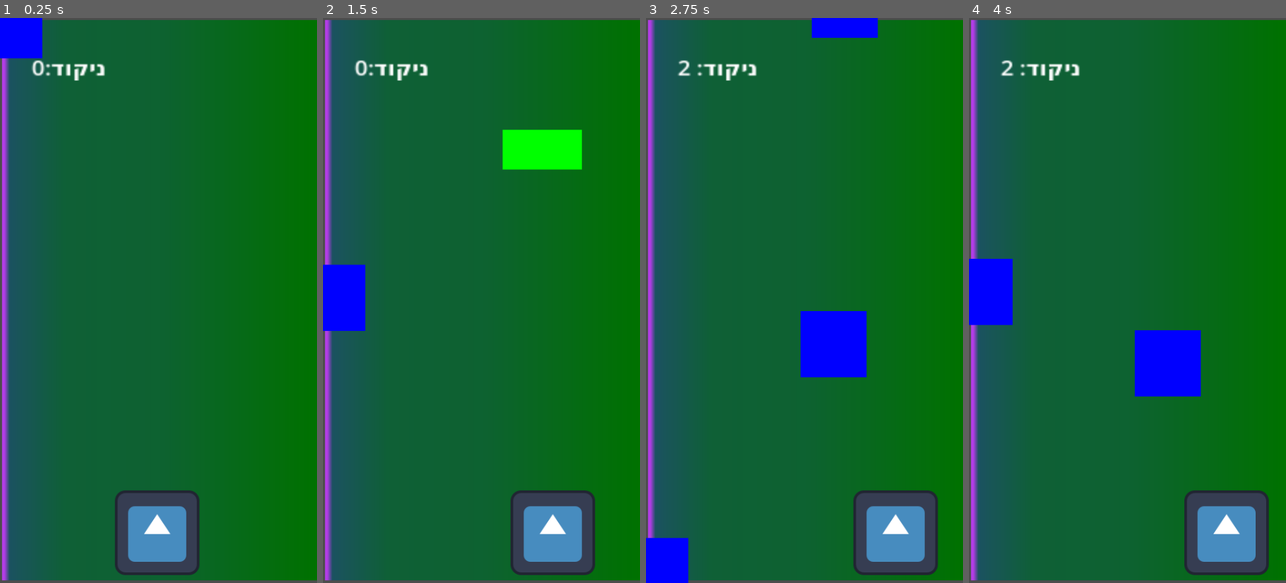
Above: before the commit, frames 1-4 (left to right).
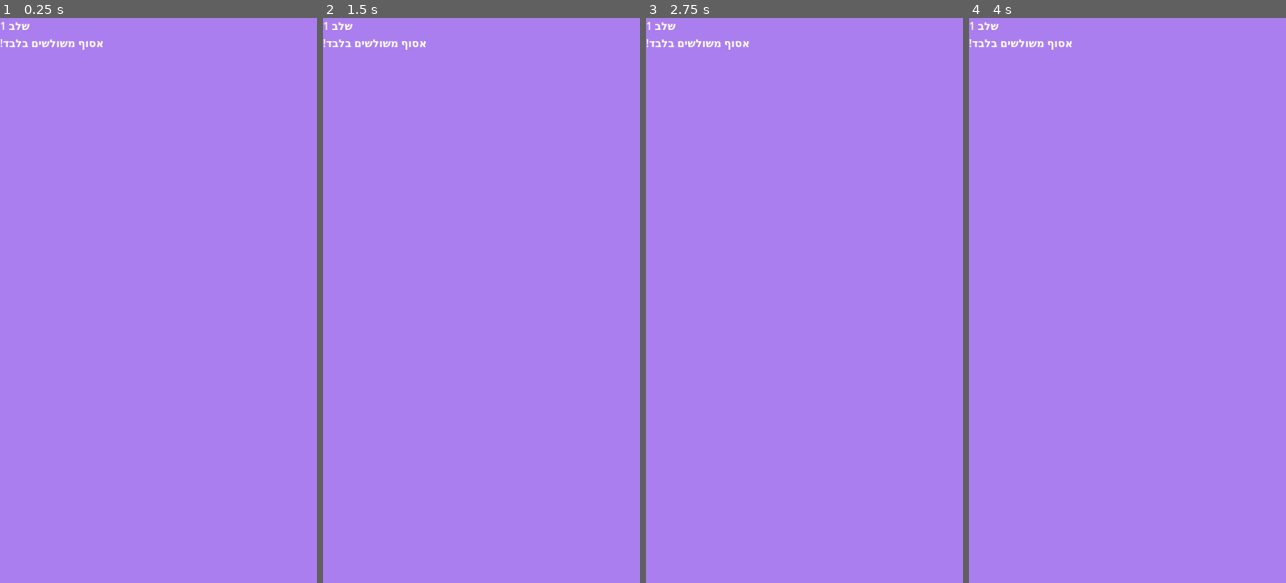
Above: after the commit, the same moments.

Repository: kerenpas/geometric-game
Game: Godot game, scene res://gameworld.tscn
The game is run twice, just before and just after one commit, with the same random seed, the same clock (stepped at 60 frames per second) and the same inputs. The engine's default icon, where the game draws it, is replaced by a stand-in: a white triangle on a blue panel in a dark square.
Inputs:
- Up to frame 1 (0.25 s): no input
- Up to frame 2 (1.5 s): hold Right (ui_right) 0.53-1.28 s; hold Left (ui_left) from 1.28 s (still down)
- Up to frame 3 (2.75 s): release Left (ui_left) at 2.03 s; hold Right (ui_right) from 2.03 s (still down)
- Up to frame 4 (4 s): release Right (ui_right) at 3.53 s; hold Left (ui_left) from 3.53 s (still down)

The runs differ from the first frame. In frame 1, 100% of the frame differs, in the area x 0-100%, y 0-100%; in frame 2, 100%; in frame 3, 100%; in frame 4, 100%.

Commit message:
Implemented stage system with announcements

Diff:
--- a/gameworld.gd
+++ b/gameworld.gd
@@ -1,22 +1,49 @@
 extends Node2D
 
 var obstacle = preload("res://falling_object.tscn")
-var spawn_time_min = 0.3
-var spawn_time_max = 1.0
+var spawn_time_min = 1
+var spawn_time_max = 3
+var announcement_delay_time = 6
 
 var score = 0
+var lives = 3
+var current_stage = 0
+var target_shape = 0 # 0: Triangle, 1: Rectangle, 2: Square
+var stage_duration = 60 # 60 seconds (1 minute) per stage
+var stage_time_remaining = 0
+
+# Stages configuration [shape_type, duration_in_seconds]
+var stages = [
+	[0, stage_duration], # Stage 1: Collect Triangles for 60 seconds
+	[1, stage_duration], # Stage 2: Collect Rectangles for 60 seconds
+	[2, stage_duration]  # Stage 3: Collect Squares for 60 seconds
+]
 
 func _ready() -> void:
 	# Start the timer with random time
 	randomize() # Initialize random number generator
 	reset_timer()
-		# Connect the player's shape_collected signal
+
+	# Connect the player's shape_collected signal
 	$Player.connect("shape_collected", _on_shape_collected)
+
+	# Start the first stage
+	start_stage(current_stage)
+
+func _process(delta: float) -> void:
+	# Update stage timer
+	if stage_time_remaining > 0:
+		stage_time_remaining -= delta
+		update_timer_display()
+
+		# Check if stage is complete
+		if stage_time_remaining <= 0:
+			advance_to_next_stage()
 
 func reset_timer() -> void:
 	# Set a random time for the next spawn
 	var t = randf_range(spawn_time_min, spawn_time_max)
-	$Timer.start(t)
+	$SpawnTimer.start(t)
 
 func _on_timer_timeout() -> void:
 	# Get screen size
@@ -39,14 +66,128 @@
 	reset_timer()
 
 func _on_shape_collected(shape_type):
-	# Update score based on shape type
-	match shape_type:
-		0: # Triangle
-			score += 3
-		1: # Rectangle
-			score += 2
-		2: # Square
-			score += 1
+	if shape_type == target_shape:
+		score = score + 1
+		# Update score label
+		update_score_display()
+	else:
+		# Wrong shape collected
+		lose_life()
 
-	# Update score label
+func lose_life():
+	lives -= 1
+	update_lives_display()
+
+	if lives <= 0:
+		game_over()
+	else:
+		$WrongShapeSound.play() # Play a sound effect
+		$Player.flash_damage() # Flash the player red
+
+func game_over():
+	# Stop all timers
+	$SpawnTimer.stop()
+
+	# Show game over screen
+	$GameOverPanel.visible = true
+	$GameOverPanel/FinalScoreLabel.text = "Final Score: " + str(score)
+
+func start_stage(stage_index):
+	if stage_index < stages.size():
+		# Set target shape and duration for this stage
+		target_shape = stages[stage_index][0]
+		stage_time_remaining = stages[stage_index][1]
+
+		# Update UI
+		update_stage_display()
+		update_timer_display()
+
+		$SpawnTimer.stop()
+
+		# Announce new stage (optional)
+		show_stage_announcement()
+		# Create and start a timer for 6 seconds
+		var announcement_delay = Timer.new()
+		announcement_delay.one_shot = true
+		announcement_delay.wait_time = announcement_delay_time
+		add_child(announcement_delay)
+		announcement_delay.start()
+		# Wait until the timer finishes
+		await announcement_delay.timeout
+		# Remove the timer
+		announcement_delay.queue_free()
+		# Hide the announcement panel
+		$StageAnnouncementPanel.visible = false
+		# Now actually start the stage (restart the spawn timer)
+		reset_timer()
+
+
+	else:
+		# Game completed - all stages finished
+		$GameCompletedPanel.visible = true
+		$GameCompletedPanel/FinalScoreLabel.text = "Final Score: " + str(score)
+		$SpawnTimer.stop()
+
+func advance_to_next_stage():
+	current_stage += 1
+
+	if current_stage < stages.size():
+		start_stage(current_stage)
+	else:
+		# All stages completed, show victory screen
+		$GameCompletedPanel.visible = true
+		$GameCompletedPanel/FinalScoreLabel.text = "Final Score: " + str(score)
+		$SpawnTimer.stop()
+
+func update_score_display():
 	$ScoreLabel.text = "ניקוד: " + str(score)
+
+func update_lives_display():
+	$LivesLabel.text = "חיים: " + str(lives)
+
+func update_stage_display():
+	var shape_name = ""
+	match target_shape:
+		0: shape_name = "משולשים"  # Triangles
+		1: shape_name = "מלבנים"   # Rectangles
+		2: shape_name = "ריבועים"  # Squares
+
+	$StageLabel.text = "שלב " + str(current_stage + 1) + ": אסוף " + shape_name
+
+func update_timer_display():
+	var minutes = int(stage_time_remaining / 60)
+	var seconds = int(stage_time_remaining) % 60
+	$TimerLabel.text = "%02d:%02d" % [minutes, seconds]
+
+func show_stage_announcement():
+	var shape_name = ""
+	match target_shape:
+		0: shape_name = "משולשים"  # Triangles
+		1: shape_name = "מלבנים"   # Rectangles
+		2: shape_name = "ריבועים"  # Squares
+
+	$StageAnnouncementPanel.visible = true
+	$StageAnnouncementPanel/AnnouncementLabel.text = "שלב " + str(current_stage + 1) + "\nאסוף " + shape_name + " בלבד!"
+
+func _on_stage_announcement_timer_timeout():
+	$StageAnnouncementPanel.visible = false
+
+func _on_restart_button_pressed():
+	# Reset game and start over
+	score = 0
+	lives = 3
+	current_stage = 0
+
+	# Hide panels
+	$GameOverPanel.visible = false
+	$GameCompletedPanel.visible = false
+
+	# Update UI
+	update_score_display()
+	update_lives_display()
+
+	# Start first stage
+	start_stage(current_stage)
+
+	# Restart spawn timer
+	reset_timer()
--- a/gameworld.tscn
+++ b/gameworld.tscn
@@ -1,8 +1,9 @@
-[gd_scene load_steps=6 format=3 uid="uid://dwtle7wlxr4xw"]
+[gd_scene load_steps=11 format=3 uid="uid://dwtle7wlxr4xw"]
 
 [ext_resource type="Script" uid="uid://dto6tmxorkw3c" path="res://gameworld.gd" id="1_gao2v"]
 [ext_resource type="PackedScene" uid="uid://1wi331sk5e5m" path="res://falling_object.tscn" id="2_q34nq"]
 [ext_resource type="PackedScene" uid="uid://conj58nw8qf45" path="res://player.tscn" id="3_nwlw1"]
+[ext_resource type="AudioStream" uid="uid://0mhpv0opjkqv" path="res://wrong.wav" id="4_q34nq"]
 
 [sub_resource type="Gradient" id="Gradient_qklut"]
 offsets = PackedFloat32Array(0, 0.00649351, 0.00649399, 0.00974, 0.194805, 0.50974, 1)
@@ -10,6 +11,61 @@
 
 [sub_resource type="GradientTexture2D" id="GradientTexture2D_ynpfc"]
 gradient = SubResource("Gradient_qklut")
+
+[sub_resource type="StyleBoxFlat" id="StyleBoxFlat_fhcfw"]
+bg_color = Color(0.664535, 0.495288, 0.933389, 1)
+
+[sub_resource type="StyleBoxFlat" id="StyleBoxFlat_q34nq"]
+bg_color = Color(0.909116, 0.453143, 0.201417, 1)
+corner_radius_top_left = 8
+corner_radius_top_right = 8
+corner_radius_bottom_right = 8
+corner_radius_bottom_left = 8
+
+[sub_resource type="FontFile" id="FontFile_q34nq"]
+cache/0/16/0/ascent = 0.0
+cache/0/16/0/descent = 0.0
+cache/0/16/0/underline_position = 0.0
+cache/0/16/0/underline_thickness = 0.0
+cache/0/16/0/scale = 1.0
+cache/0/2/0/ascent = 0.0
+cache/0/2/0/descent = 0.0
+cache/0/2/0/underline_position = 0.0
+cache/0/2/0/underline_thickness = 0.0
+cache/0/2/0/scale = 1.0
+cache/0/3/0/ascent = 0.0
+cache/0/3/0/descent = 0.0
+cache/0/3/0/underline_position = 0.0
+cache/0/3/0/underline_thickness = 0.0
+cache/0/3/0/scale = 1.0
+cache/0/4/0/ascent = 0.0
+cache/0/4/0/descent = 0.0
+cache/0/4/0/underline_position = 0.0
+cache/0/4/0/underline_thickness = 0.0
+cache/0/4/0/scale = 1.0
+cache/0/5/0/ascent = 0.0
+cache/0/5/0/descent = 0.0
+cache/0/5/0/underline_position = 0.0
+cache/0/5/0/underline_thickness = 0.0
+cache/0/5/0/scale = 1.0
+cache/0/405/0/ascent = 0.0
+cache/0/405/0/descent = 0.0
+cache/0/405/0/underline_position = 0.0
+cache/0/405/0/underline_thickness = 0.0
+cache/0/405/0/scale = 1.0
+cache/0/100/0/ascent = 0.0
+cache/0/100/0/descent = 0.0
+cache/0/100/0/underline_position = 0.0
+cache/0/100/0/underline_thickness = 0.0
+cache/0/100/0/scale = 1.0
+cache/0/50/0/ascent = 0.0
+cache/0/50/0/descent = 0.0
+cache/0/50/0/underline_position = 0.0
+cache/0/50/0/underline_thickness = 0.0
+cache/0/50/0/scale = 1.0
+
+[sub_resource type="StyleBoxFlat" id="StyleBoxFlat_nwlw1"]
+bg_color = Color(0.225397, 0.640275, 0.877552, 1)
 
 [node name="Gameworld" type="Node2D"]
 script = ExtResource("1_gao2v")
@@ -19,11 +75,13 @@
 scale = Vector2(7.5, 13.2344)
 texture = SubResource("GradientTexture2D_ynpfc")
 
-[node name="Timer" type="Timer" parent="."]
+[node name="SpawnTimer" type="Timer" parent="."]
 
 [node name="FallingObject" parent="." instance=ExtResource("2_q34nq")]
 
 [node name="Player" parent="." instance=ExtResource("3_nwlw1")]
+
+[node name="UI" type="CanvasLayer" parent="."]
 
 [node name="ScoreLabel" type="Label" parent="."]
 offset_left = 48.0
@@ -33,4 +91,114 @@
 scale = Vector2(2.1614, 1.8845)
 text = "ניקוד:0"
 
-[connection signal="timeout" from="Timer" to="." method="_on_timer_timeout"]
+[node name="LivesLabel" type="Label" parent="."]
+offset_left = 80.0
+offset_top = 160.0
+offset_right = 129.0
+offset_bottom = 183.0
+text = "חיים:3"
+
+[node name="StageLabel" type="Label" parent="."]
+offset_left = 285.0
+offset_top = 83.0
+offset_right = 440.0
+offset_bottom = 106.0
+text = "שלב1: אסוך משולשים"
+
+[node name="TimerLabel" type="Label" parent="."]
+offset_left = 375.0
+offset_top = 162.0
+offset_right = 416.0
+offset_bottom = 185.0
+text = "01:00"
+
+[node name="StageAnnouncementPanel" type="Panel" parent="."]
+visible = false
+offset_right = 487.0
+offset_bottom = 855.0
+theme_override_styles/panel = SubResource("StyleBoxFlat_fhcfw")
+
+[node name="AnnouncementLabel" type="Label" parent="StageAnnouncementPanel"]
+layout_mode = 0
+offset_right = 40.0
+offset_bottom = 23.0
+text = "שלב 1\\nאסוף משולשים בלבד!"
+
+[node name="GameOverPanel" type="Panel" parent="."]
+visible = false
+offset_left = 6.0
+offset_top = 3.0
+offset_right = 482.0
+offset_bottom = 847.0
+theme_override_styles/panel = SubResource("StyleBoxFlat_q34nq")
+
+[node name="GameOver" type="Label" parent="GameOverPanel"]
+layout_mode = 0
+offset_left = 96.0
+offset_top = 176.0
+offset_right = 398.0
+offset_bottom = 260.0
+theme_override_fonts/font = SubResource("FontFile_q34nq")
+theme_override_font_sizes/font_size = 50
+text = "Game Over :("
+horizontal_alignment = 1
+vertical_alignment = 1
+
+[node name="RestartButton" type="Button" parent="GameOverPanel"]
+layout_mode = 1
+anchors_preset = 8
+anchor_left = 0.5
+anchor_top = 0.5
+anchor_right = 0.5
+anchor_bottom = 0.5
+offset_left = -50.0
+offset_top = -15.5
+offset_right = 50.0
+offset_bottom = 15.5
+grow_horizontal = 2
+grow_vertical = 2
+text = "התחל מחדש"
+
+[node name="FinalScoreLabel" type="Label" parent="GameOverPanel"]
+layout_mode = 0
+offset_left = 192.0
+offset_top = 281.0
+offset_right = 293.0
+offset_bottom = 352.0
+text = "ניקוד סופי:"
+
+[node name="GameCompletedPanel" type="Panel" parent="."]
+visible = false
+offset_right = 486.0
+offset_bottom = 854.0
+theme_override_styles/panel = SubResource("StyleBoxFlat_nwlw1")
+
+[node name="RestartButton" type="Button" parent="GameCompletedPanel"]
+layout_mode = 1
+anchors_preset = 8
+anchor_left = 0.5
+anchor_top = 0.5
+anchor_right = 0.5
+anchor_bottom = 0.5
+offset_left = -37.5
+offset_top = -15.5
+offset_right = 37.5
+offset_bottom = 15.5
+grow_horizontal = 2
+grow_vertical = 2
+text = "שחק שוב"
+
+[node name="FinalScoreLabel" type="Label" parent="GameCompletedPanel"]
+layout_mode = 0
+offset_left = 192.0
+offset_top = 235.0
+offset_right = 269.0
+offset_bottom = 258.0
+text = "ניקוד סופי"
+
+[node name="WrongShapeSound" type="AudioStreamPlayer2D" parent="."]
+stream = ExtResource("4_q34nq")
+
+[connection signal="timeout" from="SpawnTimer" to="." method="_on_timer_timeout"]
+[connection signal="pressed" from="GameOverPanel/RestartButton" to="." method="_on_restart_button_pressed"]
+[connection signal="pressed" from="GameCompletedPanel/RestartButton" to="." method="_on_restart_button_pressed"]
--- a/player.gd
+++ b/player.gd
@@ -4,7 +4,7 @@
 
 var velocity = Vector2()
 var screen_size
-var score = 0
+var can_collect = true  # Flag to prevent multiple collections at once
 
 signal shape_collected(shape_type)
 
@@ -26,22 +26,35 @@
 	position.x = clamp(position.x, 0, screen_size.x)
 
 func _on_area_entered(area: Area2D) -> void:
-	# Check if the colliding area is a falling object
-	if area.has_method("setup_shape"):
+	# Check if the colliding area is a falling object and player can collect
+	if area.has_method("setup_shape") and can_collect:
 		# Get the shape type of the collected object
 		var shape_type = area.shape_type
-
-		# Update the score based on shape type
-		match shape_type:
-			0: # Triangle
-				score += 3
-			1: # Rectangle
-				score += 2
-			2: # Square
-				score += 1
-
 		# Emit signal with the shape type
 		emit_signal("shape_collected", shape_type)
 
-		# Output score to console (you can update a UI label instead)
-		print("Score: ", score)
+# Function to flash the player red when they lose a life
+func flash_damage():
+	can_collect = false  # Disable collection during animation
+
+	# Store original color
+	var original_color = $Sprite2D.modulate
+
+	# Flash red
+	$Sprite2D.modulate = Color(1, 0, 0)  # Red
+
+	# Create a timer for the flash duration
+	var flash_timer = Timer.new()
+	flash_timer.wait_time = 0.2
+	flash_timer.one_shot = true
+	add_child(flash_timer)
+	flash_timer.start()
+
+	# Wait until timer finishes
+	await flash_timer.timeout
+
+	# Return to original color
+	$Sprite2D.modulate = original_color
+	flash_timer.queue_free()
+
+	can_collect = true  # Re-enable collection
Not shown, added: wrong.wav.import
Not shown, added: wrong.wav
